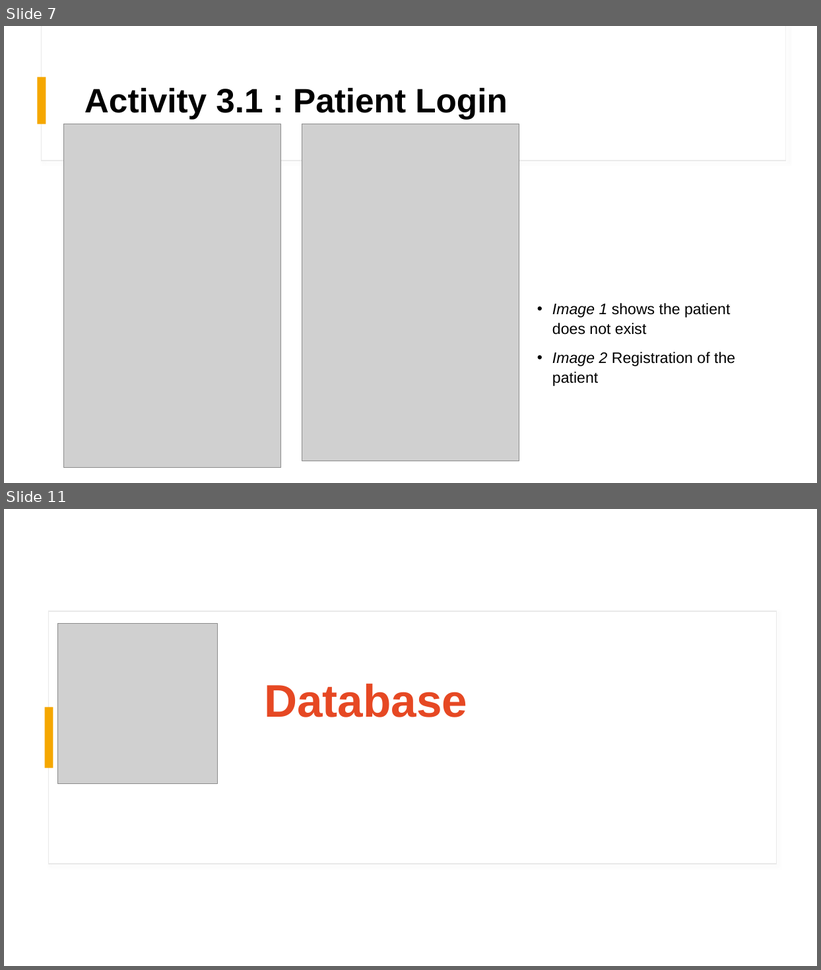
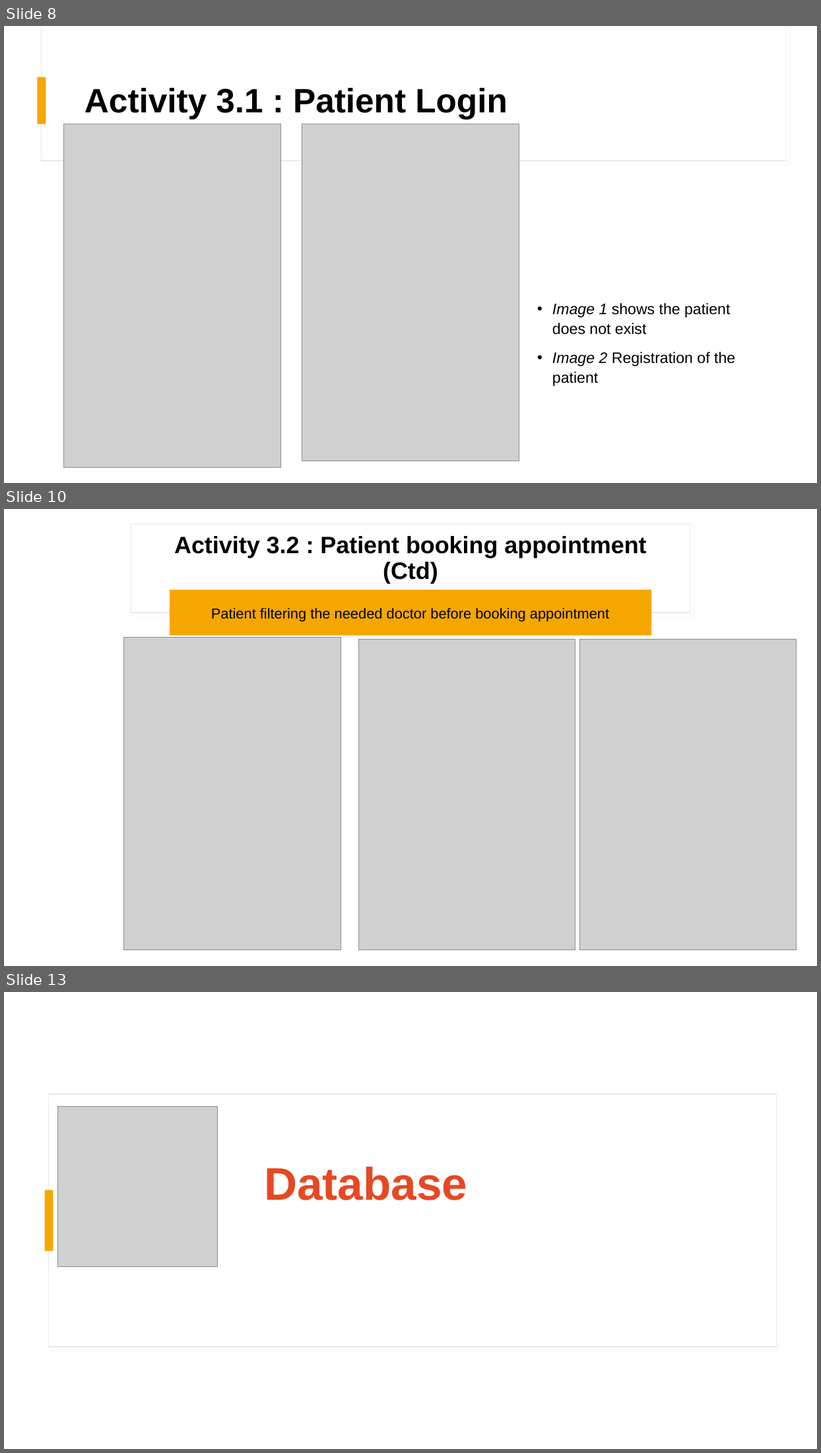
Before and after one commit to issac07-cap/mini-healthcare-helper, a slide deck: project-docs/Andoid-MiniHealthCare-Helper.pptx. Shown one above the other, each under a label of ours: slides 7 and 11 before the commit, slides 8, 10 and 13 after it; the slides between them are not shown. The pictures are 821x970 and 821x1453 pixels, drawn with LibreOffice and Linux fonts; fonts in the diff are those of the drawing; grey boxes stand for pictures. Boxes give left, top, right and bottom in pixels: in the first picture for what was removed or moved away, otherwise in the second. Text is boxed around its words. In the diff, an @@ line names an element or a change of style, - is before the commit and + after.

```diff
--- a/project-docs/Andoid-MiniHealthCare-Helper.pptx
+++ b/project-docs/Andoid-MiniHealthCare-Helper.pptx
@@ slide 10 added at (4, 509, 817, 966), background #FFFFFF @@
@@ rectangle added at (4, 509, 817, 966), fill #FFFFFF @@
@@ rectangle added at (41, 509, 786, 644), fill #FFFFFF, outline #E9E9E9 0.75 pt @@
@@ rectangle added at (42, 509, 786, 643), fill #FFFFFF @@
@@ rectangle added at (131, 524, 690, 613), fill #FFFFFF, outline #E9E9E9 1 pt @@
@@ title added at (174, 536, 646, 584), 28 pt, text #000000, bold @@
+Activity 3.2 : Patient booking appointment (Ctd)
@@ rounded rectangle added at (170, 590, 652, 635), fill #F5A700 @@
@@ text added at (211, 608, 609, 622), 17 pt, text #000000 @@
+Patient filtering the needed doctor before booking appointment
@@ picture added at (124, 638, 341, 951) @@
@@ picture added at (358, 639, 575, 951) @@
@@ picture added at (580, 639, 797, 951) @@
@@ what was slide 7 is now slide 8 @@
@@ what was slide 11 is now slide 13 @@
```
Also in this commit, not shown: 6 slides changed, 2 other slides added, 1 slide removed.
